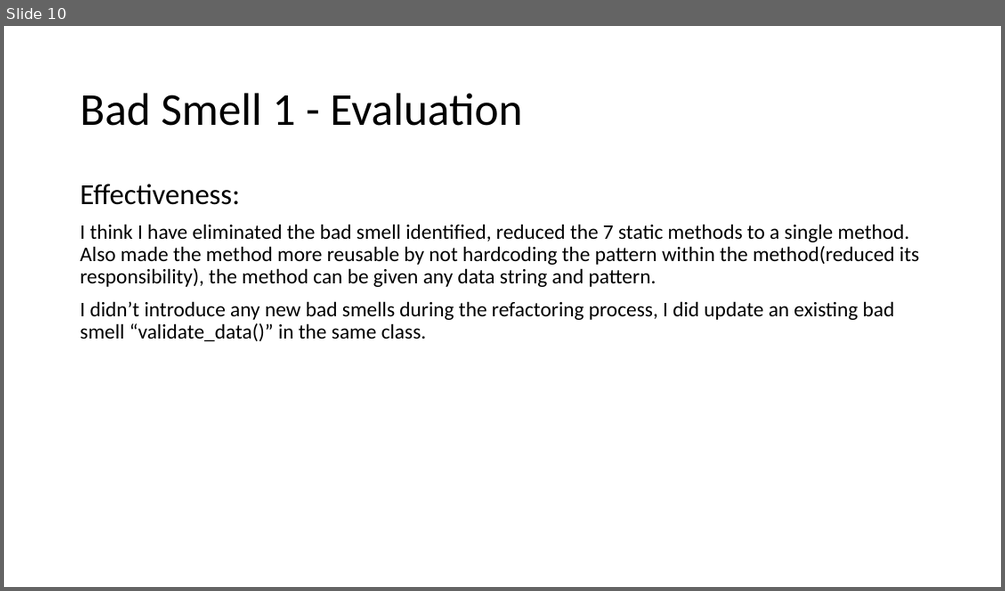
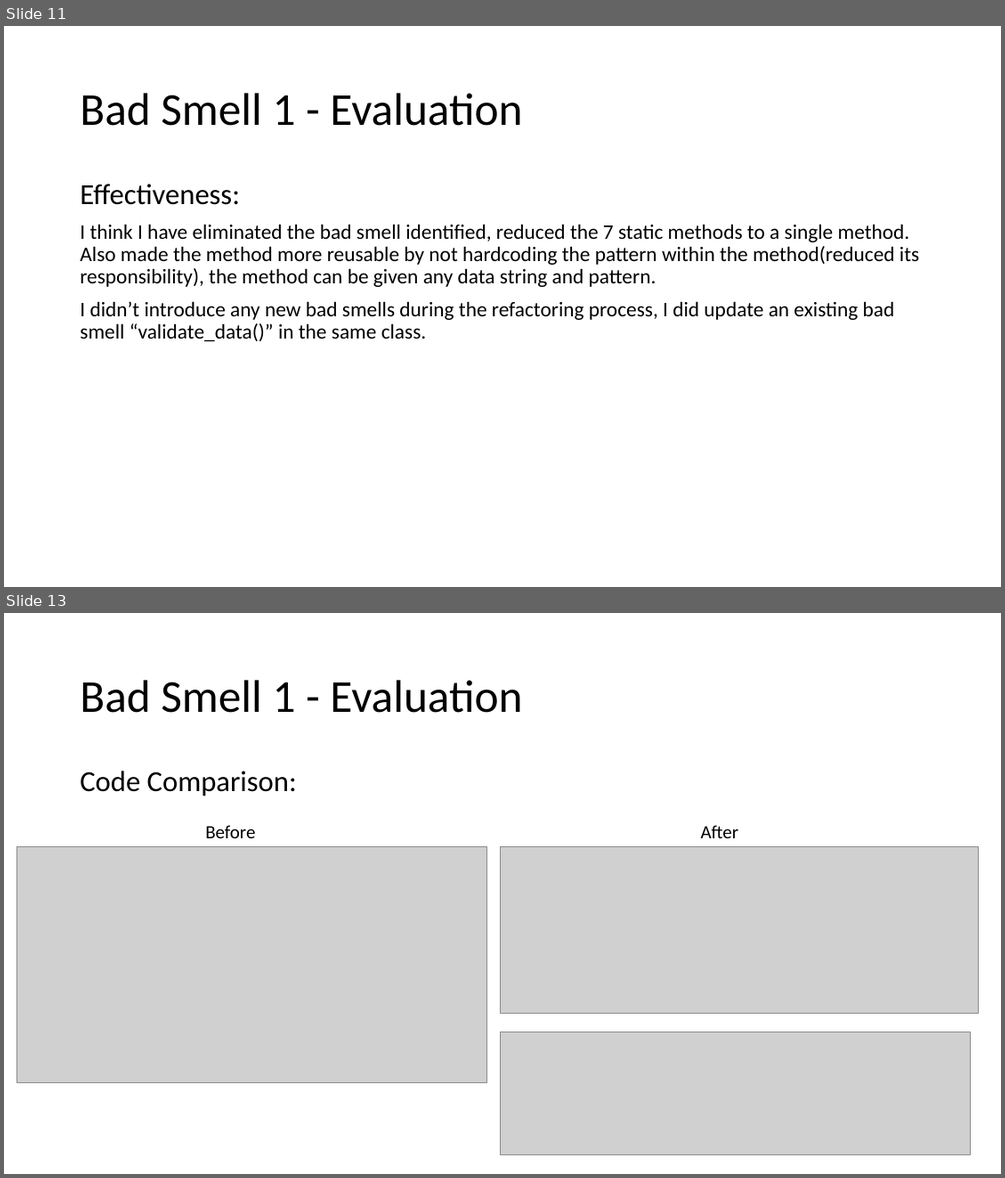
Before and after one commit to steven-snelling/PR301-Assignment_2, a slide deck: bad_smells.pptx. Shown one above the other, each under a label of ours: slide 10 before the commit, slides 11 and 13 after it; the slides between them are not shown. The pictures are 1005x591 and 1005x1178 pixels, drawn with LibreOffice and Linux fonts; fonts in the diff are those of the drawing; grey boxes stand for pictures. Boxes give left, top, right and bottom in pixels: in the first picture for what was removed or moved away, otherwise in the second. Text is boxed around its words. In the diff, an @@ line names an element or a change of style, - is before the commit and + after.

```diff
--- a/bad_smells.pptx
+++ b/bad_smells.pptx
@@ slide 13 added at <box>4,613,1001,1174</box>, background #FFFFFF @@
@@ title added at <box>80,680,522,713</box>, 44 pt, text #000000 @@
+Bad Smell 1 - Evaluation
@@ text added at <box>80,771,297,796</box>, 28 pt, text #000000 @@
+Code Comparison:
@@ text added at <box>205,825,255,838</box>, 18 pt, text #000000 @@
+Before
@@ text added at <box>701,825,739,838</box>, 18 pt, text #000000 @@
+After
@@ picture added at <box>17,846,487,1083</box> @@
@@ picture added at <box>501,846,979,1013</box> @@
@@ picture added at <box>501,1032,971,1155</box> @@
@@ what was slide 10 is now slide 11 @@
```
Also in this commit, not shown: 6 slides changed, 1 other slide added, 1 slide removed.
